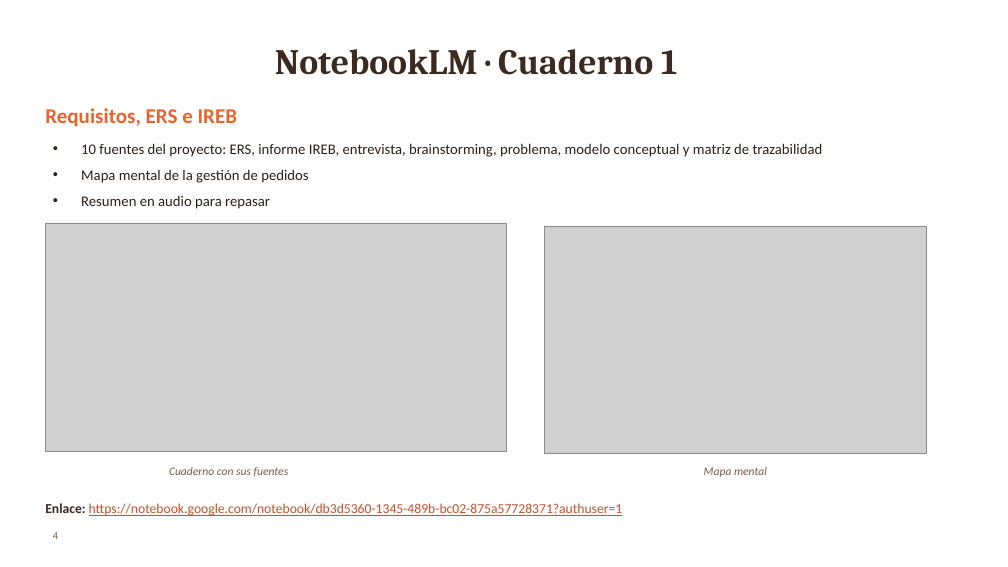
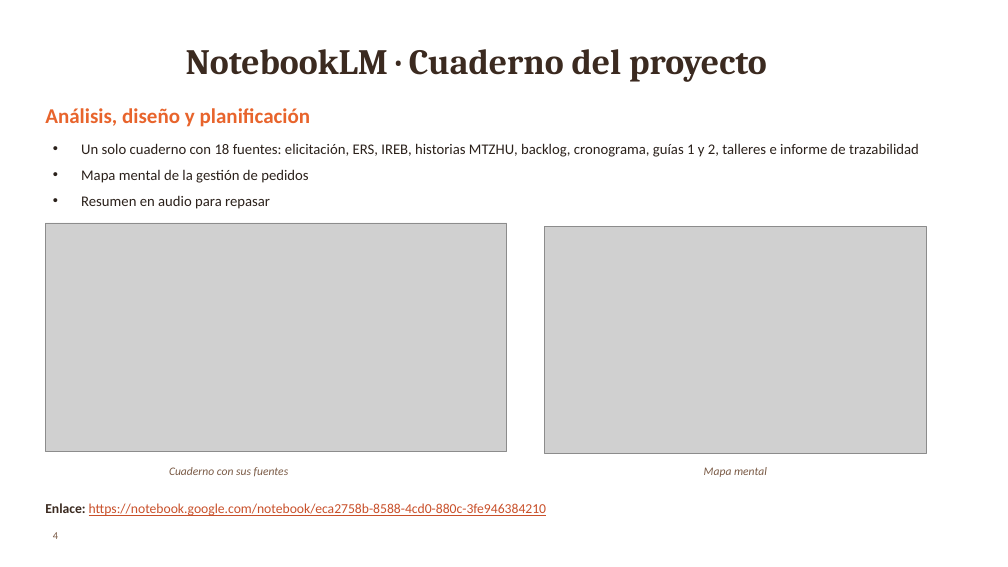
Before and after one commit to Ricardo-lainez/RicardoLainez36838_G5_ADSW, a slide deck: slide 4 of Informe final/Presentacion_PARA_Bocatto_G5.pptx. Drawn at 1008x567 pixels with LibreOffice and Linux fonts; fonts in the diff are those of the drawing; grey boxes stand for pictures; background and template pictures are left out. Boxes give left, top, right and bottom in pixels: in the first picture for what was removed or moved away, otherwise in the second. Text is boxed around its words. In the diff, an @@ line names an element or a change of style, - is before the commit and + after.

Commit message:
Presentacion del segundo parcial, informe de trazabilidad con 8 sprints y evidencias de Jira

```diff
--- a/Informe final/Presentacion_PARA_Bocatto_G5.pptx
+++ b/Informe final/Presentacion_PARA_Bocatto_G5.pptx
@@ title at box(186, 49, 767, 82): text changed @@
-NotebookLM · Cuaderno 1
+NotebookLM · Cuaderno del proyecto
@@ text at box(45, 108, 311, 127): text changed @@
-Requisitos, ERS e IREB
+Análisis, diseño y planificación
@@ text at box(81, 143, 919, 157): text changed @@
-• 10 fuentes del proyecto: ERS, informe IREB, entrevista, brainstorming, problema, modelo conceptual y matriz de trazabilidad
+• Un solo cuaderno con 18 fuentes: elicitación, ERS, IREB, historias MTZHU, backlog, cronograma, guías 1 y 2, talleres e informe de trazabilidad
@@ text at box(45, 503, 546, 516): text changed @@
-Enlace: https://notebook.google.com/notebook/db3d5360-1345-489b-bc02-875a57728371?authuser=1
+Enlace: https://notebook.google.com/notebook/eca2758b-8588-4cd0-880c-3fe946384210
```
Also in this commit, not shown: 3 other slides changed, 1 slide removed, 14 other files.
